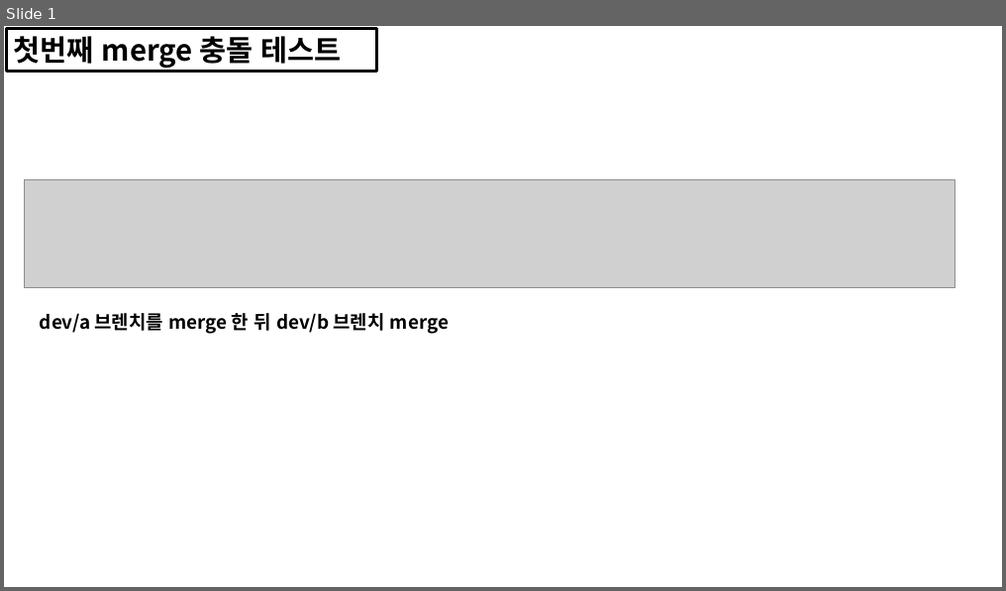
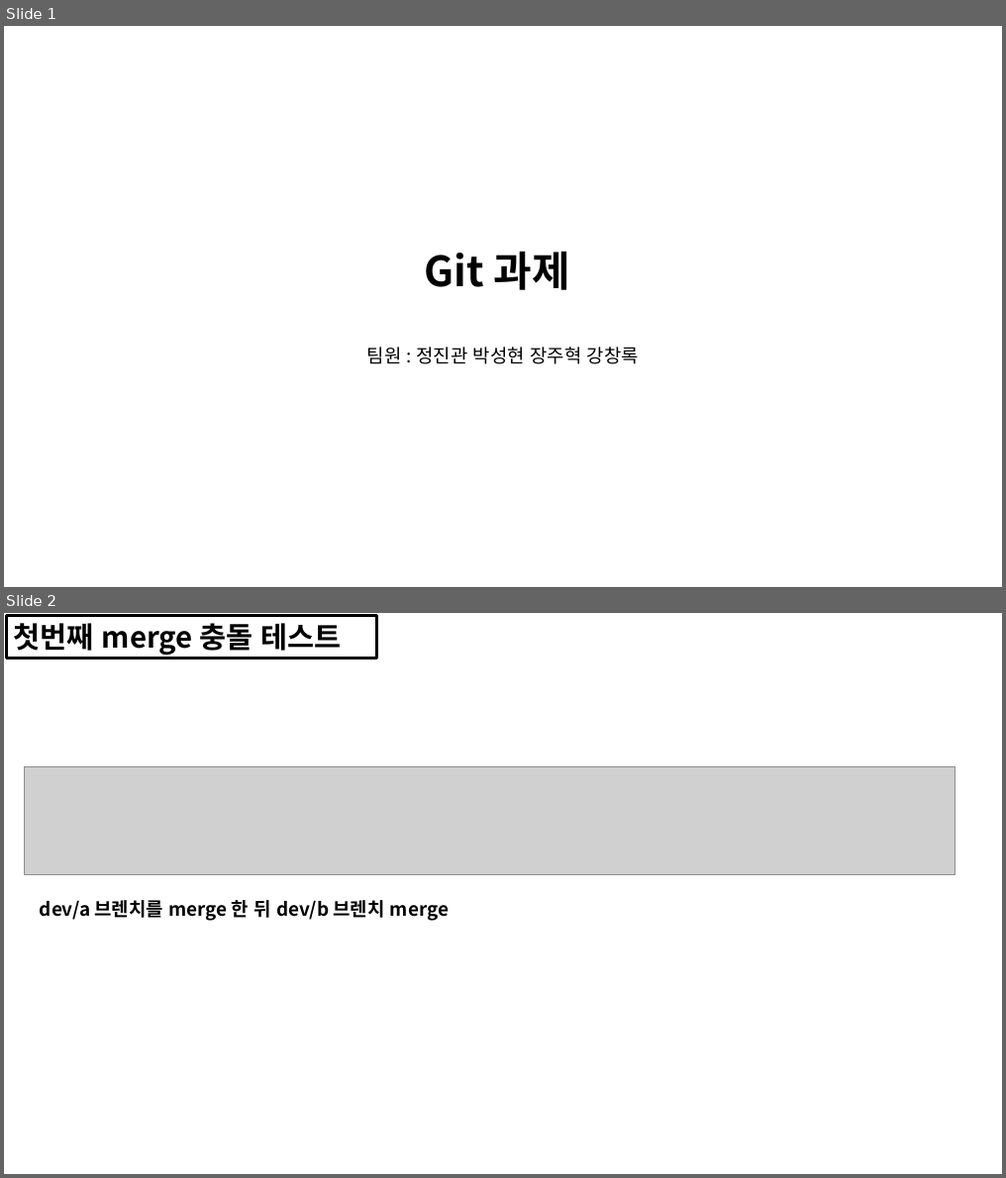
Before and after one commit to jinkwan999/0607, a slide deck: git충돌_과제.pptx. Shown one above the other, each under a label of ours: slide 1 before the commit, slides 1 and 2 after it. The pictures are 1006x591 and 1006x1178 pixels, drawn with LibreOffice and Linux fonts; fonts in the diff are those of the drawing; grey boxes stand for pictures. Boxes give left, top, right and bottom in pixels: in the first picture for what was removed or moved away, otherwise in the second. Text is boxed around its words. In the diff, an @@ line names an element or a change of style, - is before the commit and + after.

Commit message:
ppt

```diff
--- a/git충돌_과제.pptx
+++ b/git충돌_과제.pptx
@@ slide 1 added at bbox=[4, 26, 1002, 587], background #FFFFFF @@
@@ text added at bbox=[367, 251, 639, 365], 18 pt, text #000000 @@
+Git 과제
+팀원 : 정진관 박성현 장주혁 강창록
@@ what was slide 1 is now slide 2 @@
```
